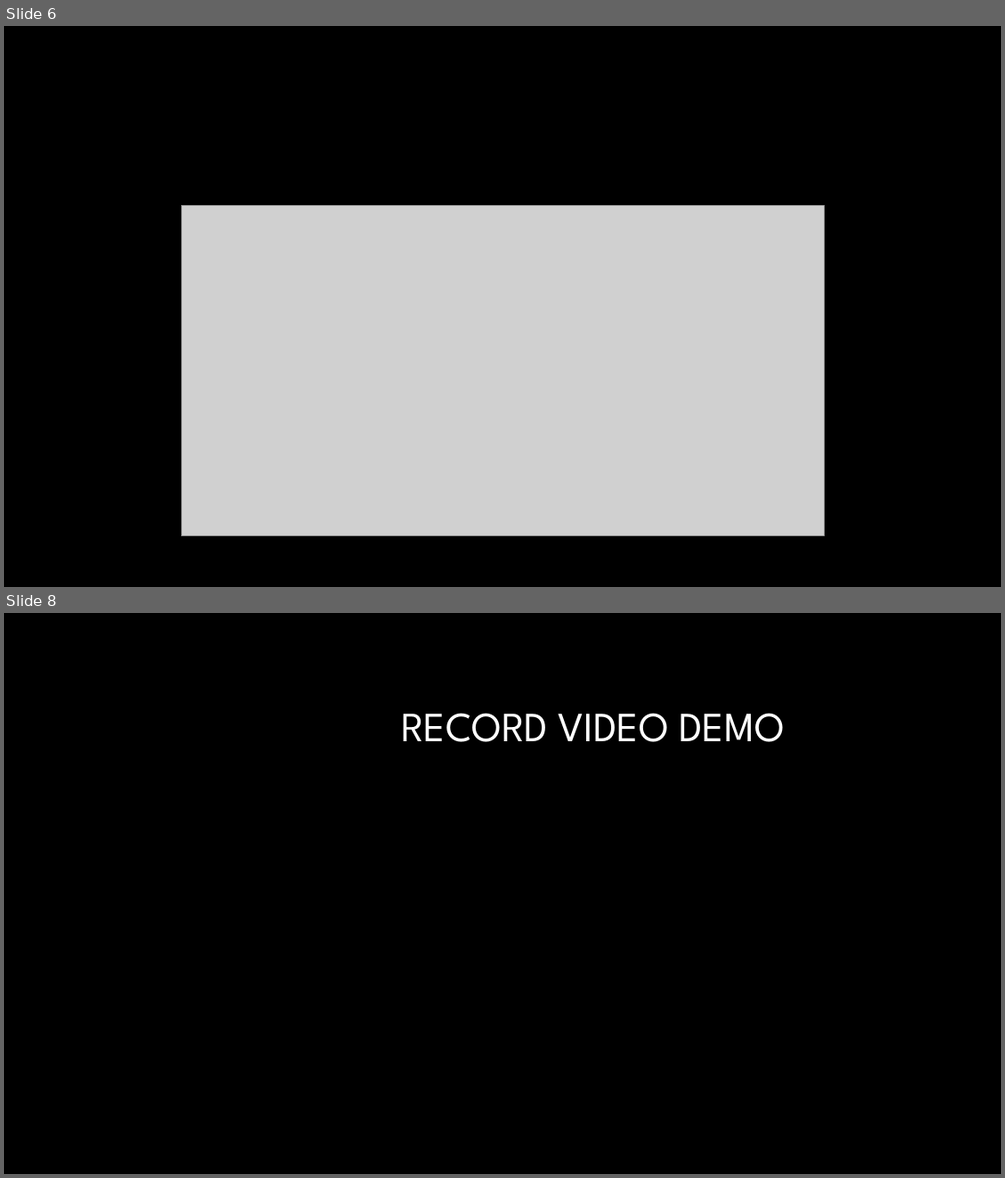
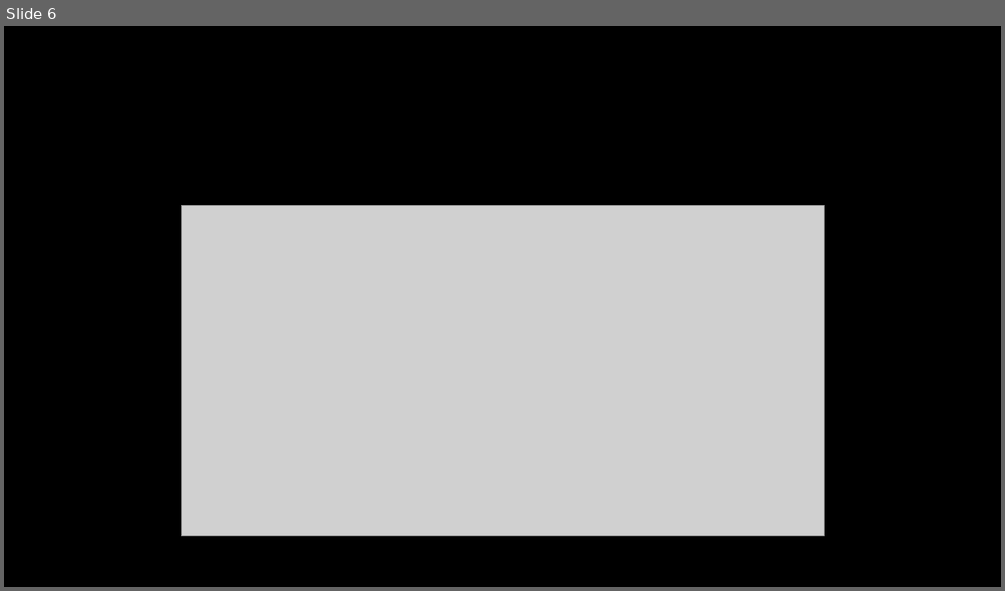
Before and after one commit to LeHieu-167/Database_Prj, a slide deck: Documents/OOP_Slides_Nhom13.pptx. Shown one above the other, each under a label of ours: slides 6 and 8 before the commit, slide 6 after it; the slides between them are not shown. The pictures are 1005x1178 and 1005x591 pixels, drawn with LibreOffice and Linux fonts; fonts in the diff are those of the drawing; grey boxes stand for pictures; background and template pictures are left out. Boxes give left, top, right and bottom in pixels: in the first picture for what was removed or moved away, otherwise in the second. Text is boxed around its words. In the diff, an @@ line names an element or a change of style, - is before the commit and + after.

```diff
--- a/Documents/OOP_Slides_Nhom13.pptx
+++ b/Documents/OOP_Slides_Nhom13.pptx
@@ slide 8 removed at (4,613,1001,1174), background #000000 @@
@@ title removed at (401,713,784,742) @@
-RECORD VIDEO DEMO
```
Also in this commit, not shown: 1 slide changed, 1 other slide removed, 1 other file.
